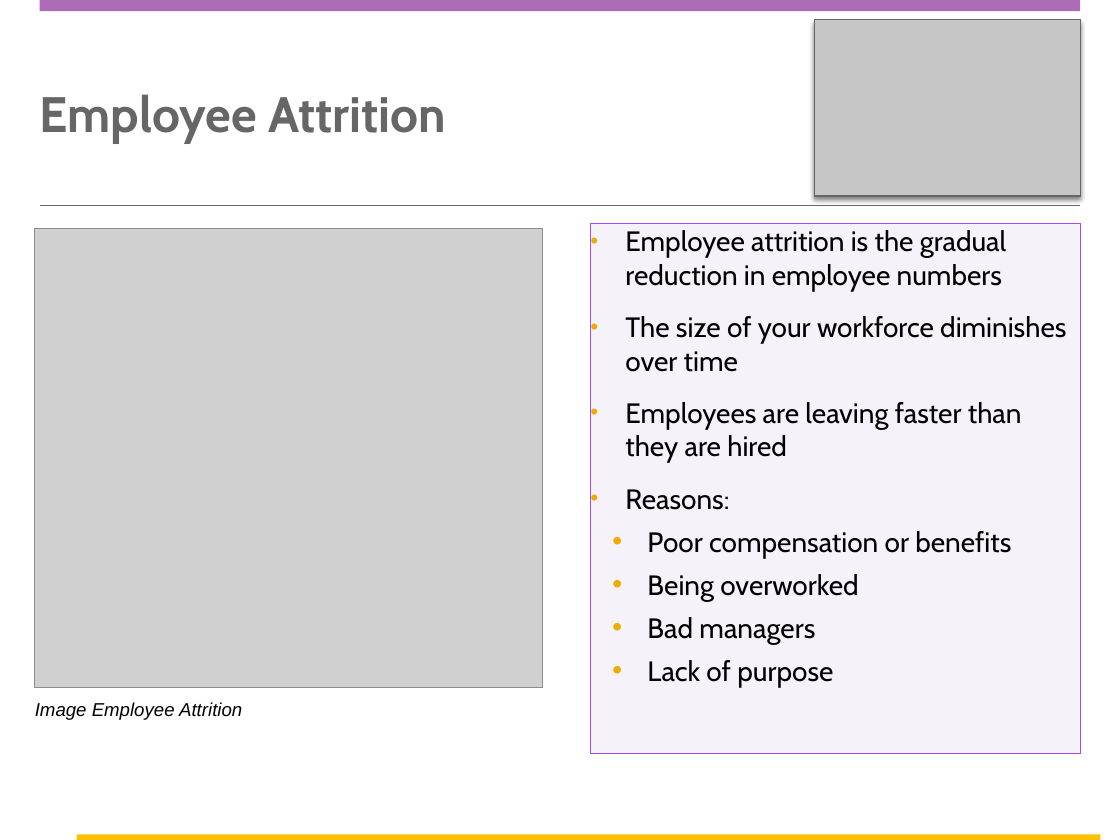
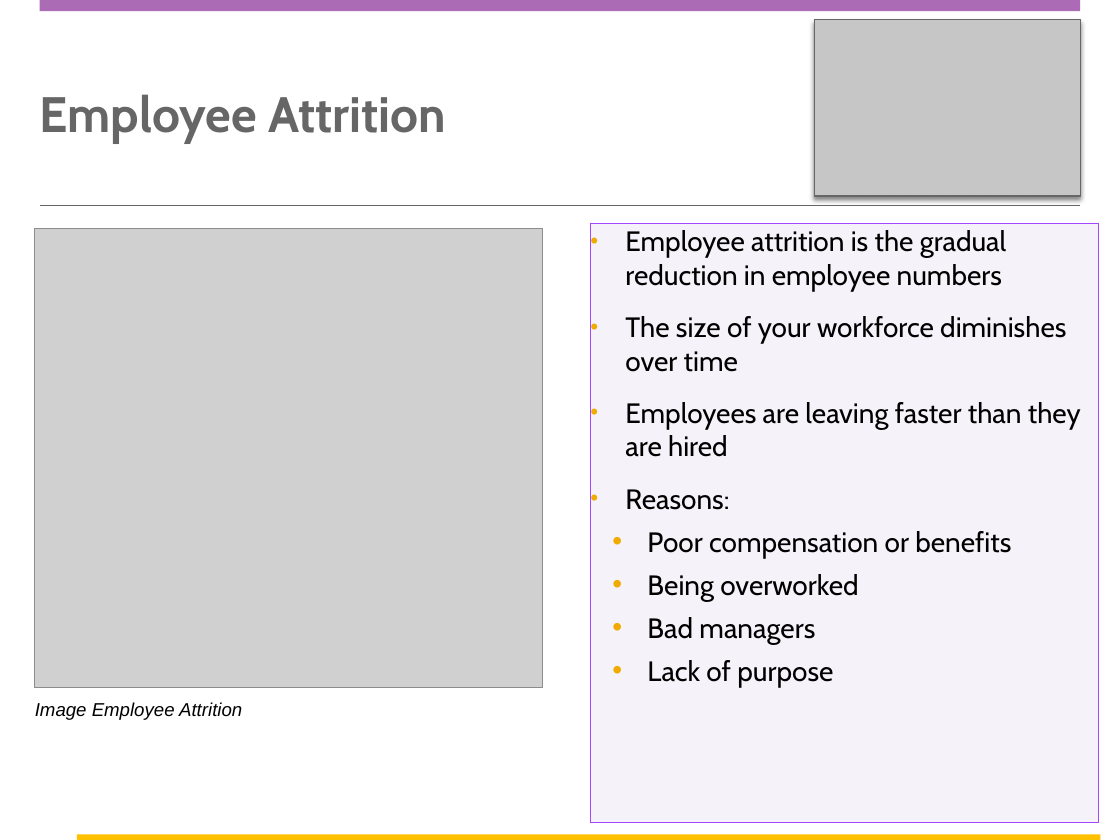
Before and after one commit to carlosAtestevez/CaseStudy2DDS, a slide deck: slide 3 of DDSAnalytics Presentation.pptx. Drawn at 1120x840 pixels with LibreOffice and Linux fonts; fonts in the diff are those of the drawing; grey boxes stand for pictures; background and template pictures are left out. Boxes give left, top, right and bottom in pixels: in the first picture for what was removed or moved away, otherwise in the second. Text is boxed around its words. In the diff, an @@ line names an element or a change of style, - is before the commit and + after.

```diff
--- a/DDSAnalytics Presentation.pptx
+++ b/DDSAnalytics Presentation.pptx
@@ text "Employee attrition is the gradual ...": place and size @@
-text "Employee attrition is the gradual ..." at [590,224,1080,754]
+text "Employee attrition is the gradual ..." at [590,224,1099,823]
```
Also in this commit, not shown: 10 other slides changed, 6 slides added, 6 other files.
